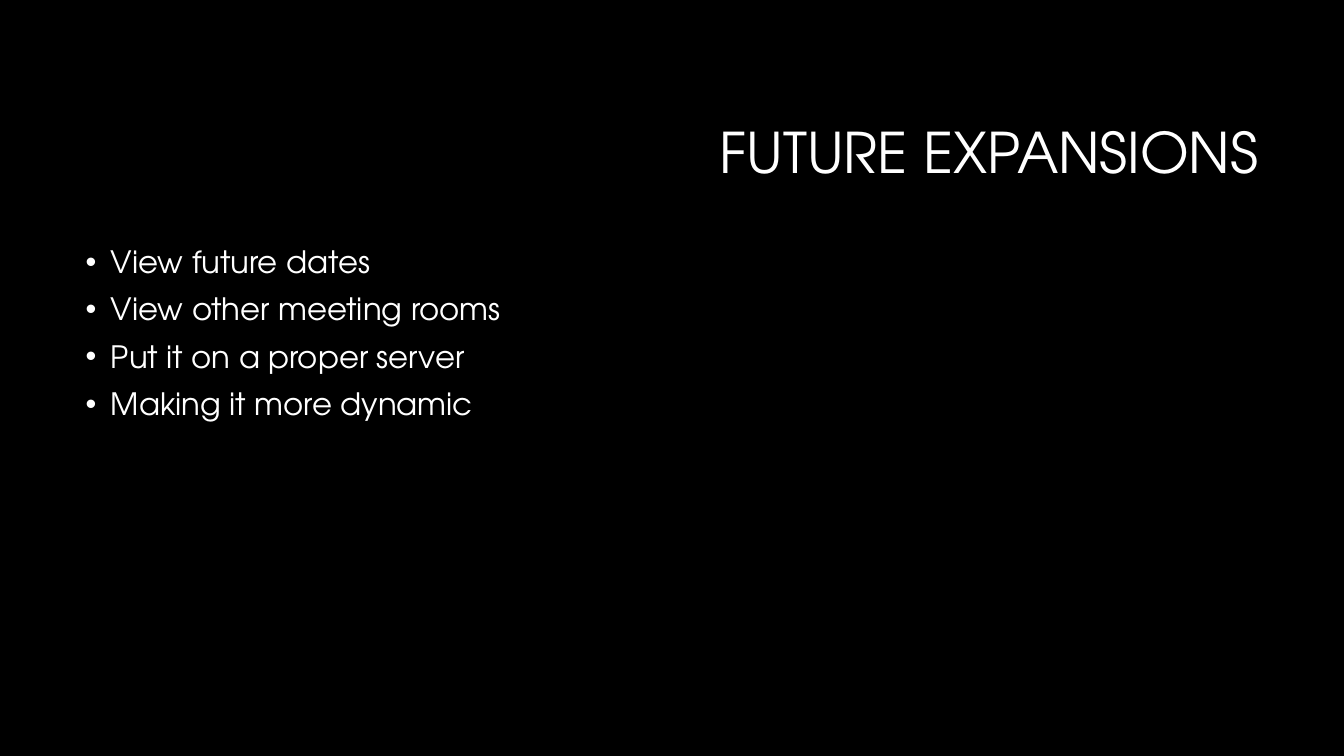
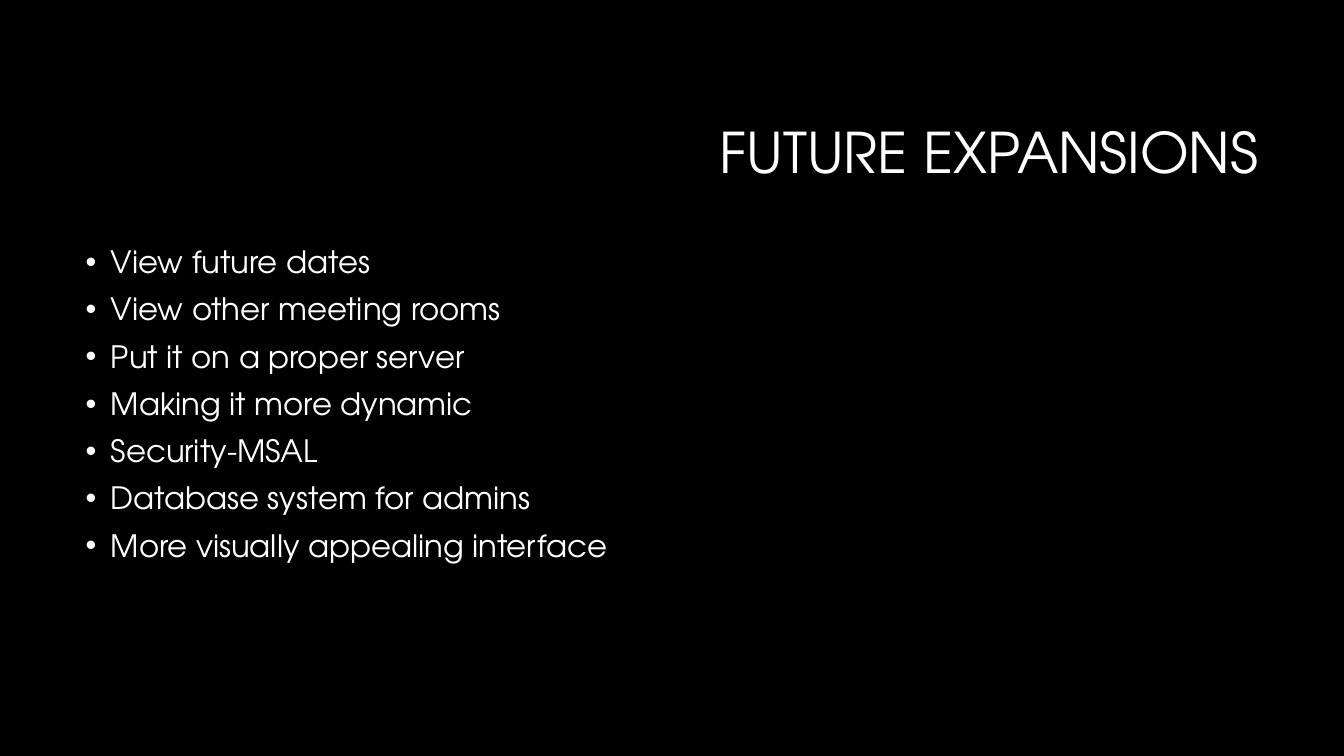
Before and after one commit to RobBas666/SlotMachineF, a slide deck: slide 9 of Presentation.pptx. Drawn at 1344x756 pixels with LibreOffice and Linux fonts; fonts in the diff are those of the drawing; background and template pictures are left out. Boxes give left, top, right and bottom in pixels: in the first picture for what was removed or moved away, otherwise in the second. Text is boxed around its words. In the diff, an @@ line names an element or a change of style, - is before the commit and + after.

```diff
--- a/Presentation.pptx
+++ b/Presentation.pptx
@@ text at (111,439,607,564): paragraphs added @@
+• Security-MSAL
+• Database system for admins
+• More visually appealing interface
```
Also in this commit, not shown: 2 other slides changed.
